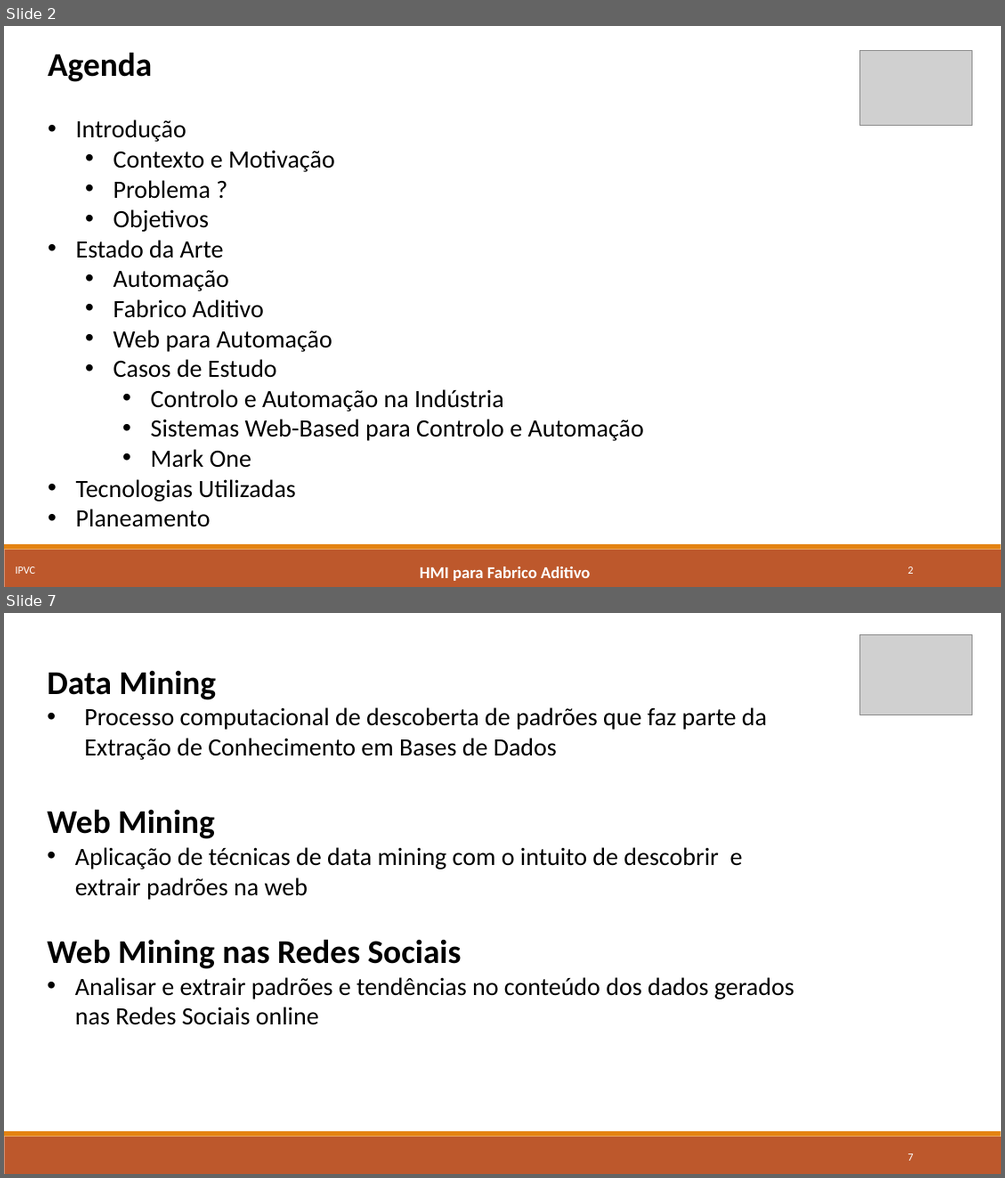
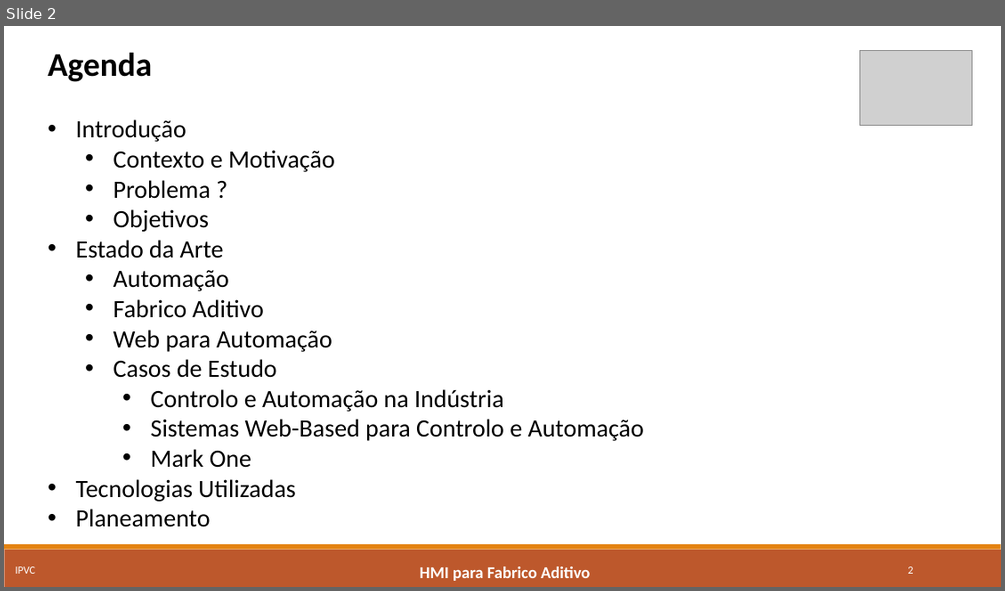
Before and after one commit to marcorlsrodrigues/projeto, a slide deck: Apresentacao Intermedia - Marco Rodrigues.pptx. Shown one above the other, each under a label of ours: slides 2 and 7 before the commit, slide 2 after it; the slides between them are not shown. The pictures are 1005x1178 and 1005x591 pixels, drawn with LibreOffice and Linux fonts; fonts in the diff are those of the drawing; grey boxes stand for pictures. Boxes give left, top, right and bottom in pixels: in the first picture for what was removed or moved away, otherwise in the second. Text is boxed around its words. In the diff, an @@ line names an element or a change of style, - is before the commit and + after.

```diff
--- a/Apresentacao Intermedia - Marco Rodrigues.pptx
+++ b/Apresentacao Intermedia - Marco Rodrigues.pptx
@@ slide 7 removed at bbox=[4, 613, 1001, 1174], background #FFFFFF; not listed: 2 template elements that a slide beside it also shows @@
@@ picture removed at bbox=[860, 634, 972, 715] @@
@@ text removed at bbox=[47, 671, 794, 1025] @@
-Data Mining
-• Processo computacional de descoberta de padrões que faz parte da Extração de Conhecimento em Bases de Dados
-Web Mining
-• Aplicação de técnicas de data mining com o intuito de descobrir e extrair padrões na web
-Web Mining nas Redes Sociais
-• Analisar e extrair padrões e tendências no conteúdo dos dados gerados nas Redes Sociais online
@@ page number removed at bbox=[907, 1153, 913, 1160] @@
-7
```
Also in this commit, not shown: 4 slides changed, 7 slides added, 6 other slides removed, 4 other files.
